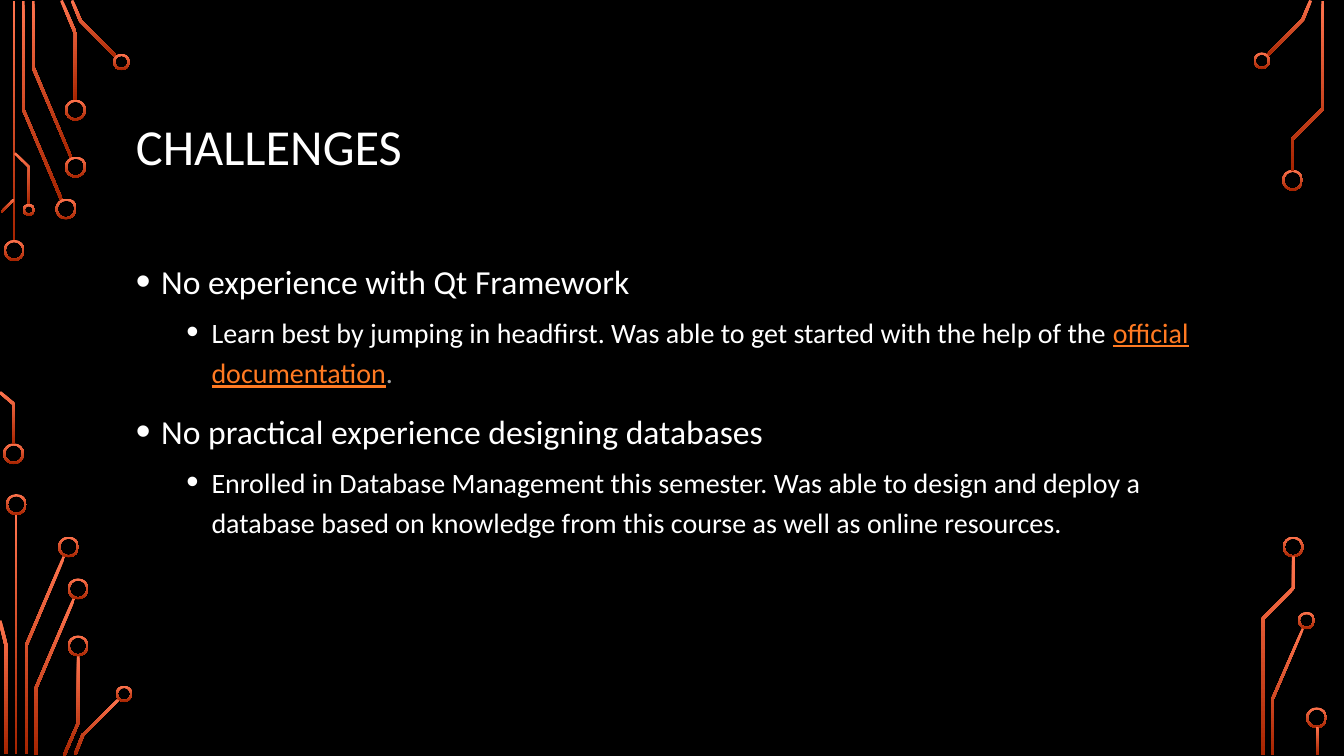
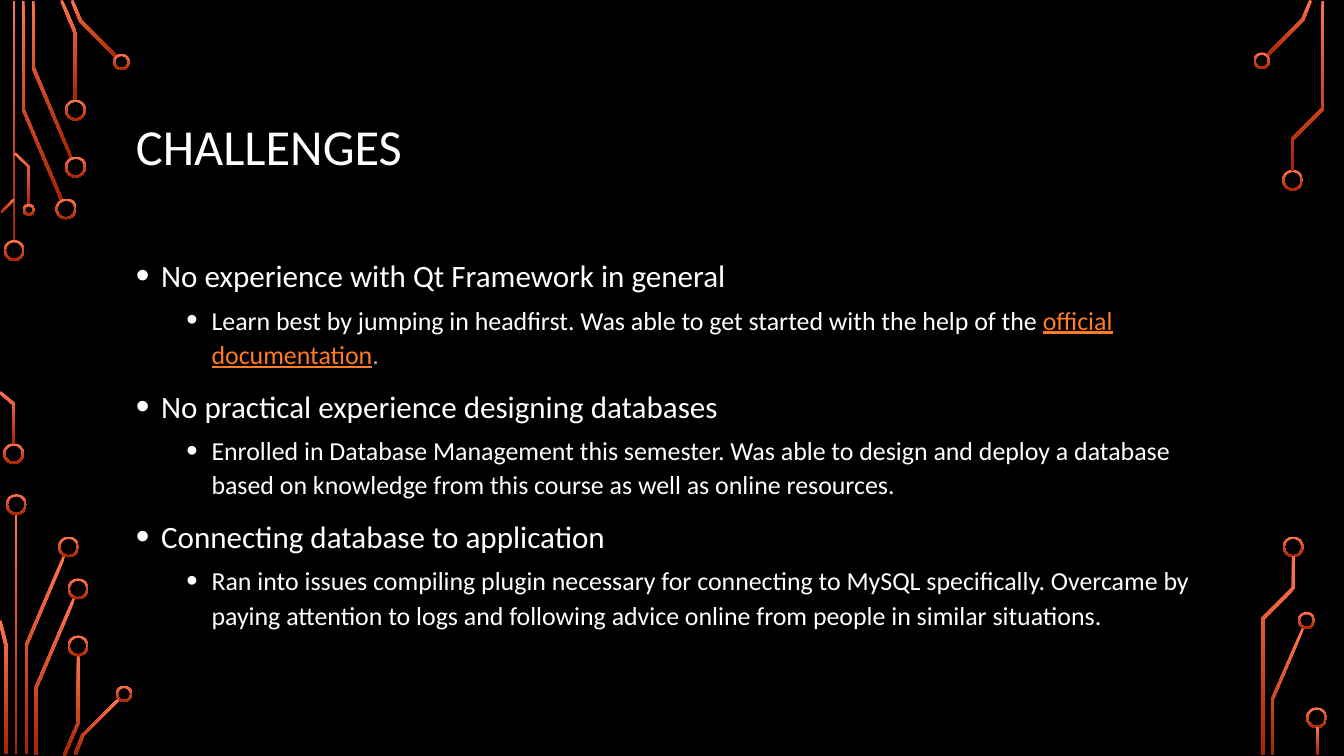
Before and after one commit to nickarli/uc-senior-design, a slide deck: slide 9 of docs/Final-Slidedeck.pptx. Drawn at 1344x756 pixels with LibreOffice and Linux fonts; fonts in the diff are those of the drawing; background and template pictures are left out. Boxes give left, top, right and bottom in pixels: in the first picture for what was removed or moved away, otherwise in the second. Text is boxed around its words. In the diff, an @@ line names an element or a change of style, - is before the commit and + after.

Commit message:
ppt edits, mysql plugin, db testing

```diff
--- a/docs/Final-Slidedeck.pptx
+++ b/docs/Final-Slidedeck.pptx
@@ text at (161,265,726,293): text changed; size 24 to 22.2 pt @@
-• No experience with Qt Framework
+• No experience with Qt Framework in general
@@ text at (161,312,1170,499): size 20 to 18.5 pt in "Learn best by jumping in headfirst. Was ...", "Enrolled in Database Management this semester. Was ..."; size 24 to 22.2 pt in "No practical experience designing databases"; line spacing 1.2 to 1.1 @@
@@ text at (161,526,1189,630): paragraphs added @@
+• Connecting database to application
+  • Ran into issues compiling plugin necessary for connecting to MySQL specifically. Overcame by paying attention to logs and following advice online from people in similar situations.
```
Also in this commit, not shown: 40 other files.
